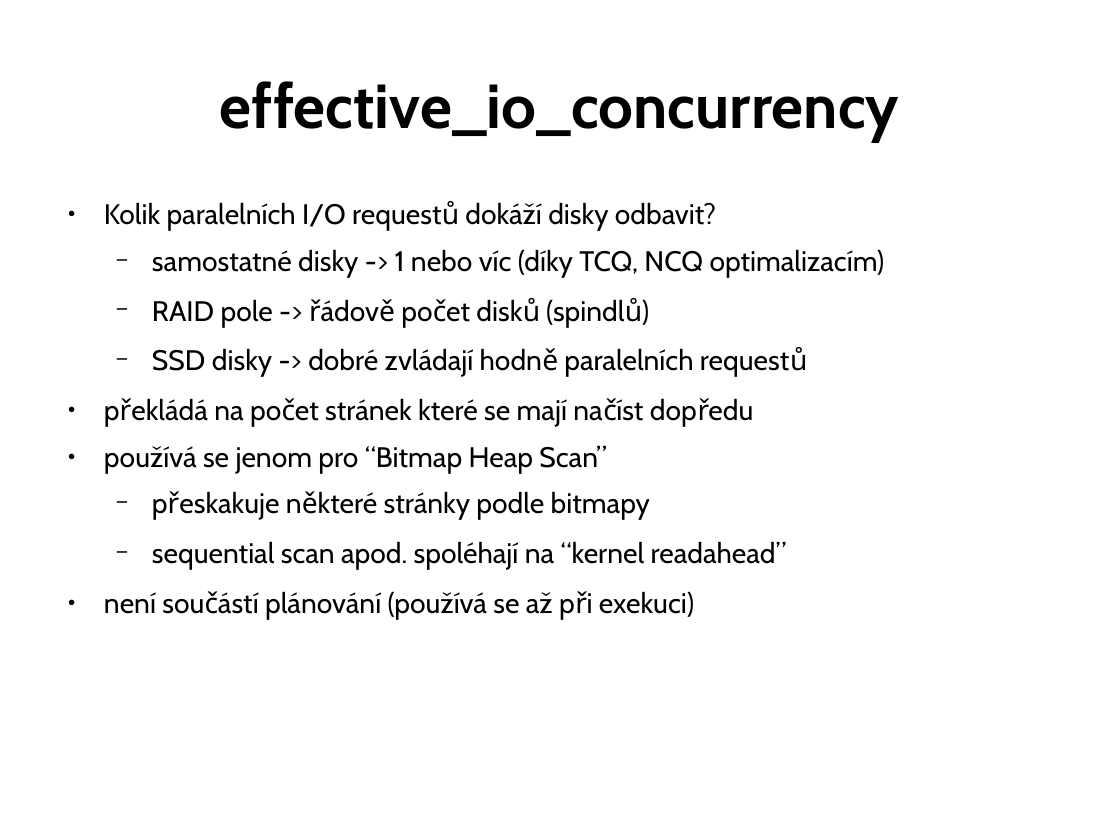
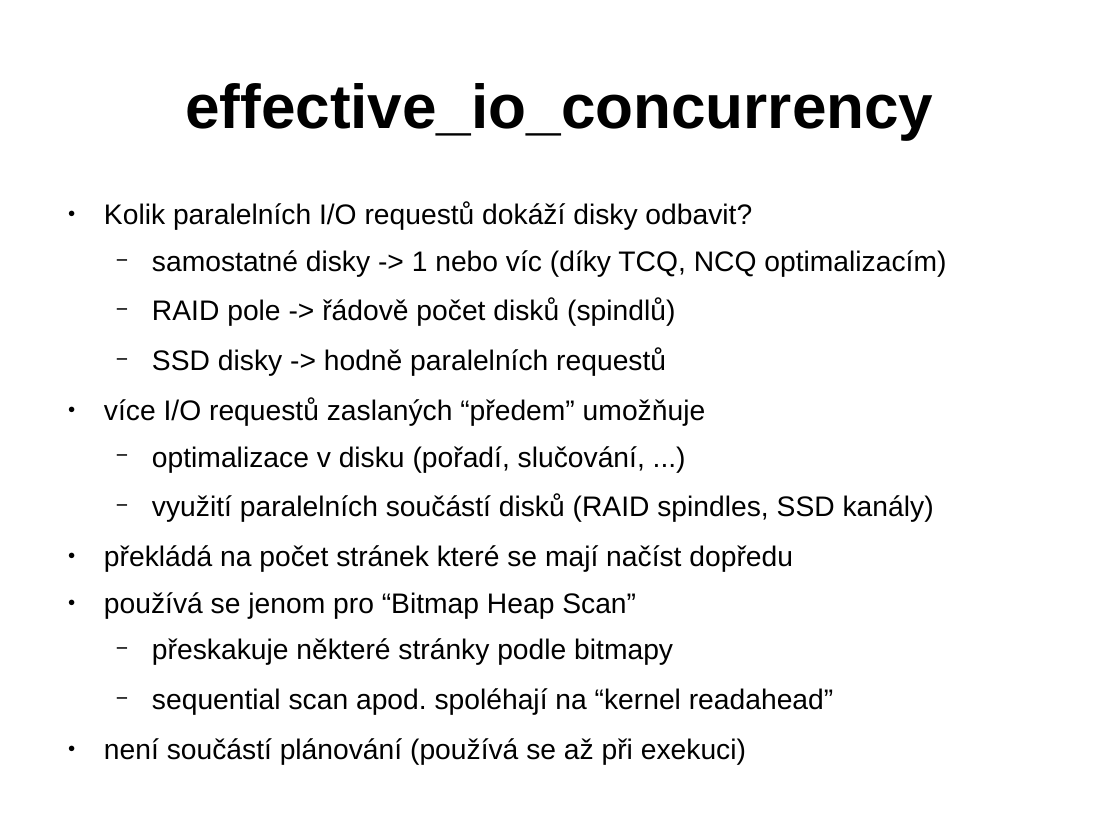
Before and after one commit to tvondra/perf_tuning_training, a slide deck: slide 49 of perf-tuning-training.odp (slide 27 before the commit). Drawn at 1120x840 pixels with LibreOffice and Linux fonts; fonts in the diff are those of the drawing. Boxes give left, top, right and bottom in pixels: in the first picture for what was removed or moved away, otherwise in the second. Text is boxed around its words. In the diff, an @@ line names an element or a change of style, - is before the commit and + after.

```diff
--- a/perf-tuning-training.odp
+++ b/perf-tuning-training.odp
@@ title "effective_io_concurrency" at [185, 83, 933, 139]: font Cabin to Arial @@
@@ text at [104, 202, 946, 765]: font Cabin to Arial in "Kolik paralelních I/O requestů dokáží disky odbavit?", "samostatné disky -> 1 nebo víc (díky ...", "RAID pole -> řádově počet disků (spindlů)", "překládá na počet stránek které se mají ..." and 4 more places @@
@@ text at [104, 348, 934, 522]: text changed; font Cabin to Arial @@
-  − SSD disky -> dobré zvládají hodně paralelních requestů
+  − SSD disky -> hodně paralelních requestů
+● více I/O requestů zaslaných “předem” umožňuje
+  − optimalizace v disku (pořadí, slučování, ...)
+  − využití paralelních součástí disků (RAID spindles, SSD kanály)
```
Also in this commit, not shown: 45 other slides changed, 11 slides added, 15 slides removed.
